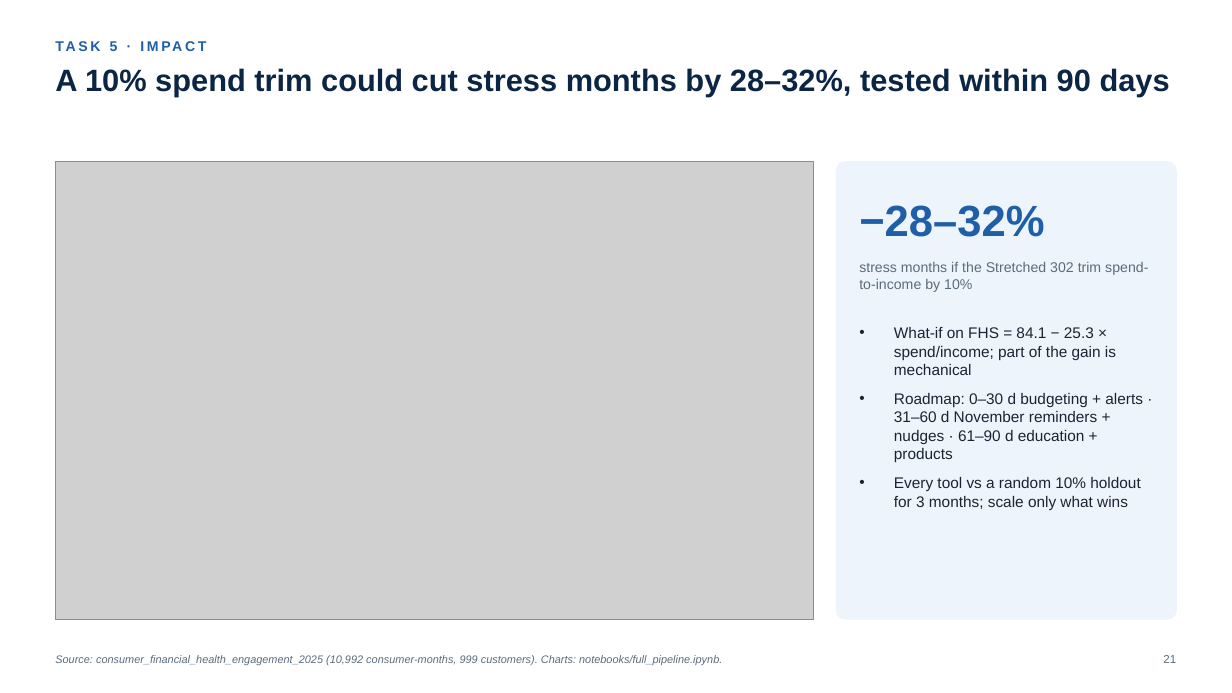
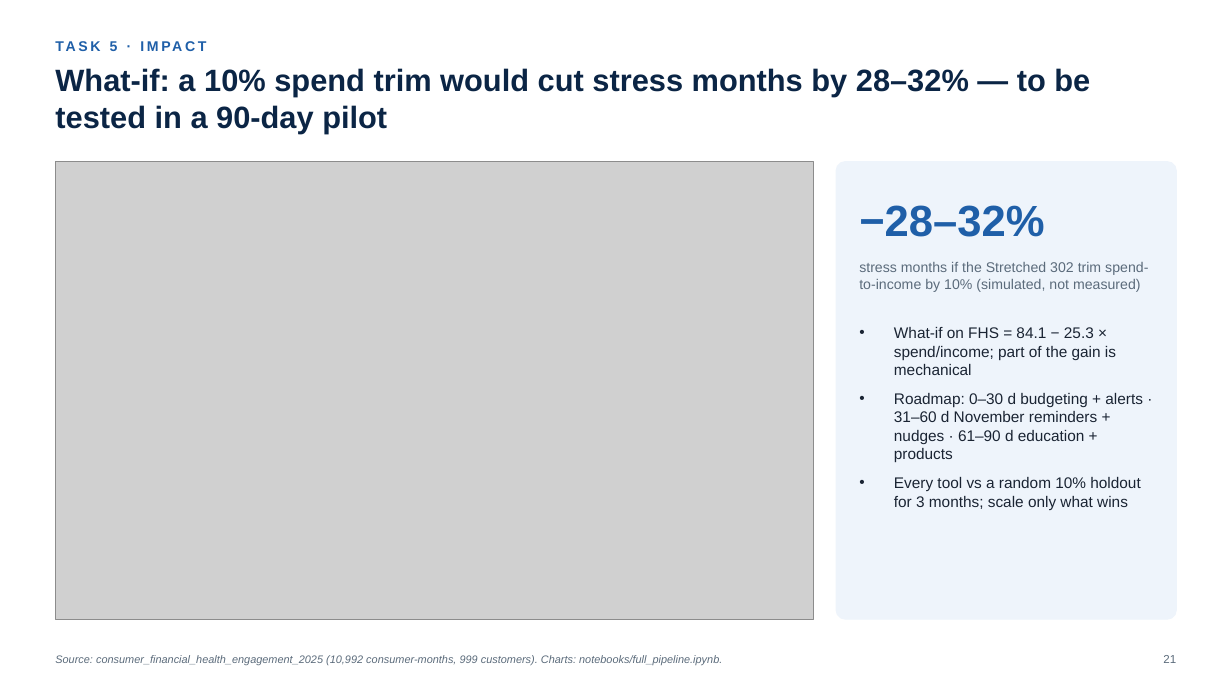
Before and after one commit to thanh-tai-435/BI10GroupYAPPERS, a slide deck: slide 21 of draft/YAPPERS_BI10_R01.pptx. Drawn at 1232x693 pixels with LibreOffice and Linux fonts; fonts in the diff are those of the drawing; grey boxes stand for pictures. Boxes give left, top, right and bottom in pixels: in the first picture for what was removed or moved away, otherwise in the second. Text is boxed around its words. In the diff, an @@ line names an element or a change of style, - is before the commit and + after.

```diff
--- a/draft/YAPPERS_BI10_R01.pptx
+++ b/draft/YAPPERS_BI10_R01.pptx
@@ text at (55, 68, 1090, 134): text changed @@
-A 10% spend trim could cut stress months by 28–32%, tested within 90 days
+What-if: a 10% spend trim would cut stress months by 28–32% — to be tested in a 90-day pilot
@@ text at (859, 262, 1148, 292): text changed @@
-stress months if the Stretched 302 trim spend-to-income by 10%
+stress months if the Stretched 302 trim spend-to-income by 10% (simulated, not measured)
```
Also in this commit, not shown: 13 other slides changed, 7 other files.
